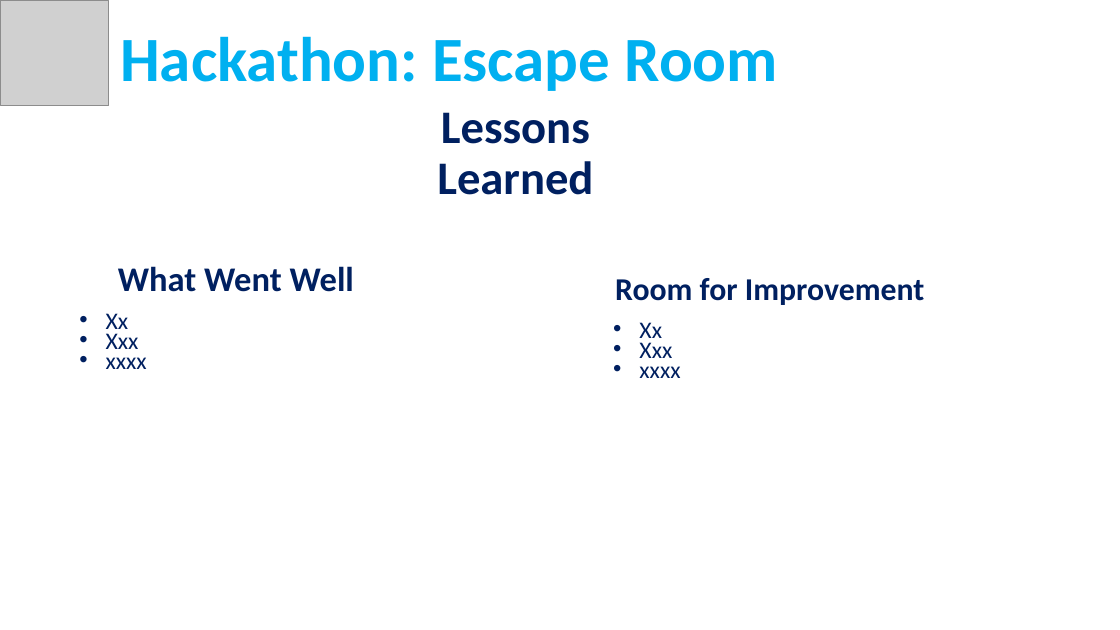
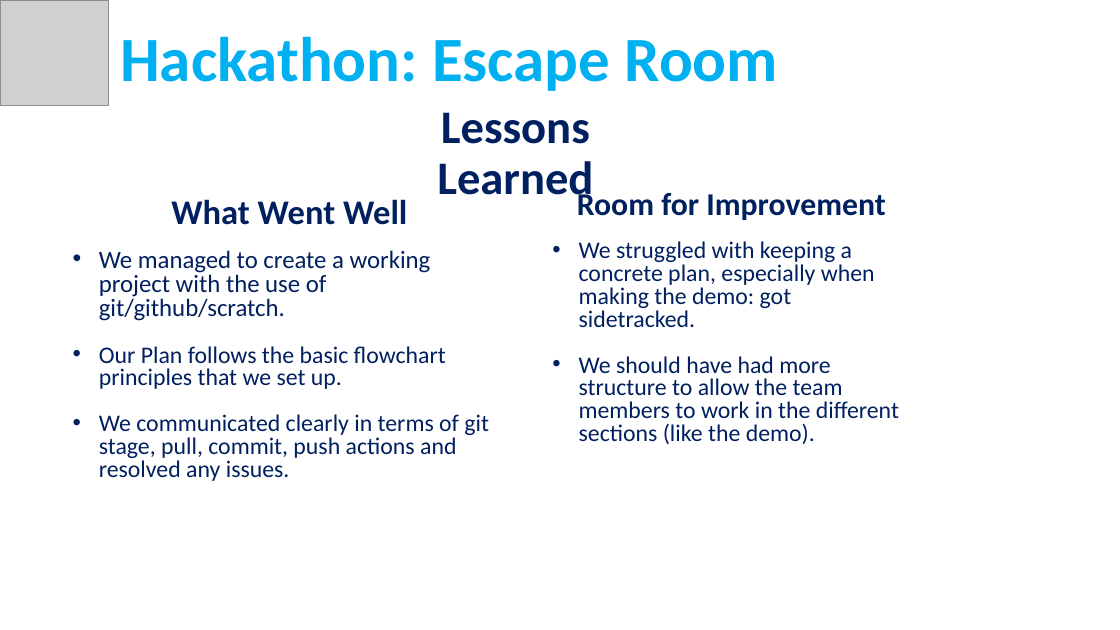
Before and after one commit to SchoolOfCode/escape-room-hackathon-pleasehelp, a slide deck: slide 2 of Hackathon_Escape Room.pptx. Drawn at 1120x630 pixels with LibreOffice and Linux fonts; fonts in the diff are those of the drawing; grey boxes stand for pictures. Boxes give left, top, right and bottom in pixels: in the first picture for what was removed or moved away, otherwise in the second. Text is boxed around its words. In the diff, an @@ line names an element or a change of style, - is before the commit and + after.

```diff
--- a/Hackathon_Escape Room.pptx
+++ b/Hackathon_Escape Room.pptx
@@ text "What Went Well" moved from (x1=106, y1=266, x2=354, y2=369) to (x1=99, y1=199, x2=489, y2=481) @@
@@ text at (x1=171, y1=199, x2=407, y2=225): line spacing 0.7 to 0.8 @@
@@ text "Room for Improvement" moved from (x1=615, y1=278, x2=925, y2=378) to (x1=577, y1=188, x2=899, y2=444) @@
@@ text at (x1=577, y1=188, x2=886, y2=220): line spacing 0.7 to 0.8 @@
@@ text at (x1=99, y1=250, x2=489, y2=481): text changed @@
-• Xx
-• Xxx
-• xxxx
+• We managed to create a working project with the use of git/github/scratch.
+• Our Plan follows the basic flowchart principles that we set up.
+• We communicated clearly in terms of git stage, pull, commit, push actions and resolved any issues.
@@ text at (x1=579, y1=241, x2=899, y2=444): text changed @@
-• Xx
-• Xxx
-• xxxx
+• We struggled with keeping a concrete plan, especially when making the demo: got sidetracked.
+• We should have had more structure to allow the team members to work in the different sections (like the demo).
```
Also in this commit, not shown: 1 other slide changed.
